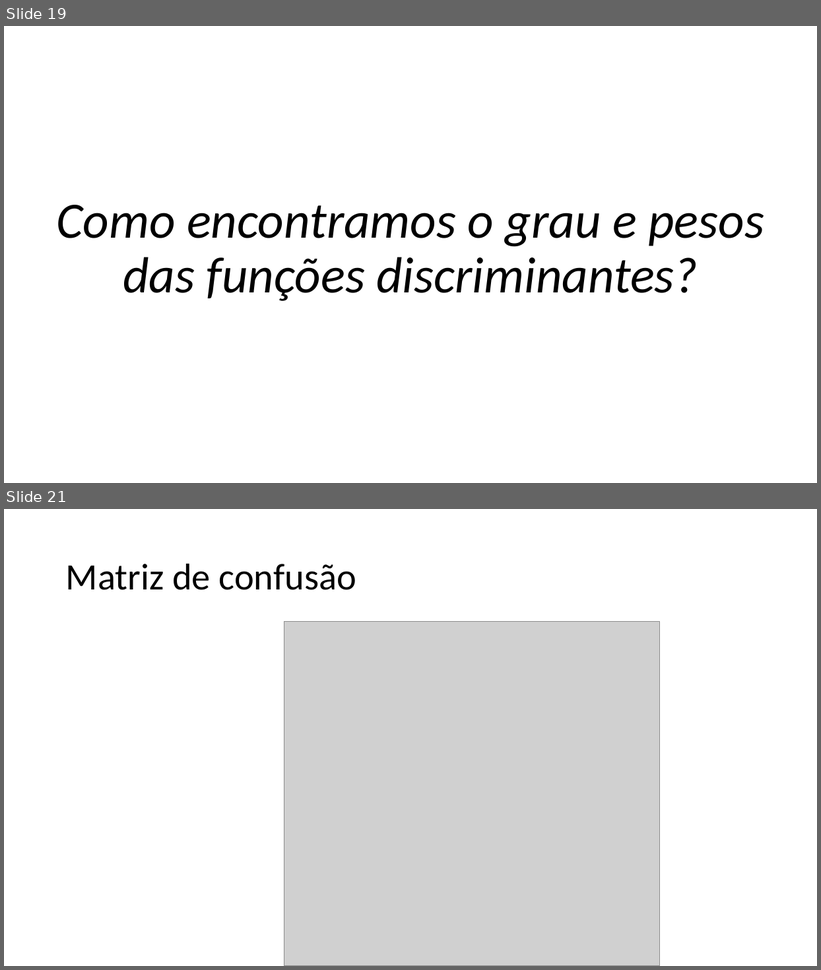
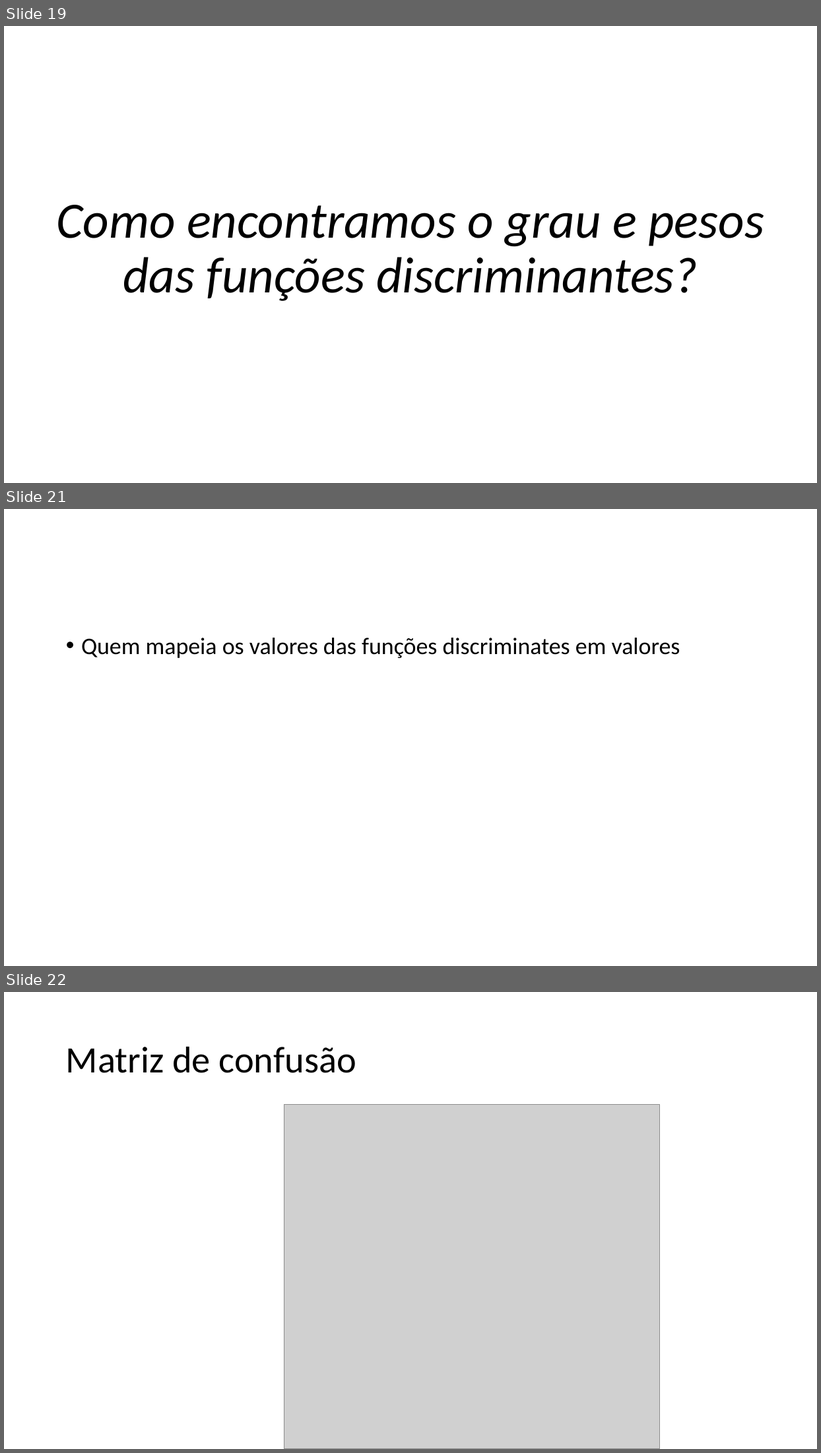
Before and after one commit to zz4fap/c24_inteligencia_artificial, a slide deck: slides/C24_Classificação.pptx. Shown one above the other, each under a label of ours: slides 19 and 21 before the commit, slides 19, 21 and 22 after it; the slides between them are not shown. The pictures are 821x970 and 821x1453 pixels, drawn with LibreOffice and Linux fonts; fonts in the diff are those of the drawing; grey boxes stand for pictures. Boxes give left, top, right and bottom in pixels: in the first picture for what was removed or moved away, otherwise in the second. Text is boxed around its words. In the diff, an @@ line names an element or a change of style, - is before the commit and + after.

```diff
--- a/slides/C24_Classificação.pptx
+++ b/slides/C24_Classificação.pptx
@@ slide 21 added at (4,509,817,966), background #FFFFFF @@
@@ text added at (81,638,680,658), 28 pt, text #000000 @@
+• Quem mapeia os valores das funções discriminates em valores
@@ what was slide 21 is now slide 22 @@
```
Also in this commit, not shown: 2 slides changed.
